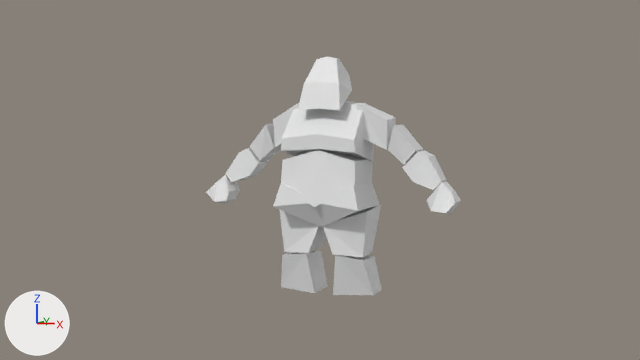
One commit to the Blender file Ogre.blend: the scene before it, then after it.
The view is the same before and after, from the file's camera 'Camera'. The axes (+X, +Y, +Z) are drawn at lower left. The lights are the same throughout.

The first picture shows 'Belly', 'Bicep', 'Calf', 'Forearm', 'Hand', 'Head', 'Hips', 'Shoulder', 'Thigh', 'Torso'.
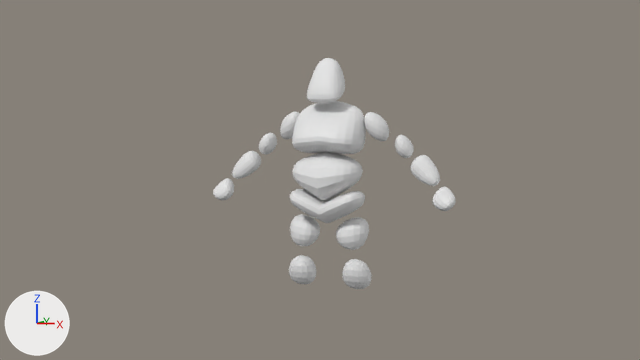
Diff of the bpy script that builds the scene:
```diff
--- a/Ogre.blend.py
+++ b/Ogre.blend.py
@@ me_cube @@
 # used by ob_shoulder; location = (0.288, 0.0, 1.033); scale = (0.0777, 0.0777, 0.0777)
-me_cube.from_pydata(...)  # 8 vertices, 6 faces; spans x -1.27..1.0, y -0.33..2.38, z -1.82..1.69
+me_cube.from_pydata(...)  # 98 vertices, 96 faces; spans x -1.05..0.79, y 0.08..1.87, z -1.23..1.02
+# me_cube part 1: the whole mesh is rebuilt
@@ me_cube_011 @@
 # used by ob_bicep; location = (0.435, 0.095, 0.921); rotation_euler = (0.0, 0.72, 0.0), in degrees (0, 41, 0); scale = (0.0777, 0.0777, 0.0777)
-me_cube_011.from_pydata(...)  # 8 vertices, 6 faces; spans x -1.24..1.23, y -1.38..1.18, z -0.88..0.88
+me_cube_011.from_pydata(...)  # 98 vertices, 96 faces; spans x -0.71..1.06, y -0.93..0.79, z -0.74..0.6
+# me_cube_011 part 2: the whole mesh is rebuilt
@@ me_cube_012 @@
 # used by ob_forearm; location = (0.556, 0.072, 0.798); rotation_euler = (0.0, 0.72, 0.0), in degrees (0, 41, 0); scale = (0.0777, 0.0777, 0.0777)
-me_cube_012.from_pydata(...)  # 12 vertices, 10 faces; spans x -0.87..2.0, y -1.08..1.31, z -1.08..1.01
+me_cube_012.from_pydata(...)  # 162 vertices, 160 faces; spans x -0.76..1.86, y -0.86..0.9, z -0.88..0.81
+# me_cube_012 part 3: the whole mesh is rebuilt
@@ me_cube_013 @@
 # used by ob_hand; location = (0.719, 0.0, 0.629); rotation_euler = (0.0, 0.822, 0.0), in degrees (0, 47, 0); scale = (0.0777, 0.0777, 0.0514)
-me_cube_013.from_pydata(...)  # 12 vertices, 10 faces; spans x -1.04..1.15, y -1.0..1.34, z -1.87..1.0
+me_cube_013.from_pydata(...)  # 162 vertices, 160 faces; spans x -0.82..0.89, y -0.68..0.86, z -1.54..0.83
+# me_cube_013 part 4: the whole mesh is rebuilt
@@ me_cube_014 @@
 # used by ob_belly; location = (0.0, 0.0, 0.786); scale = (0.164, 0.164, 0.164)
-me_cube_014.from_pydata(...)  # 9 vertices, 5 faces; spans x 0.0..1.42, y -1.35..1.08, z -1.36..0.66
+me_cube_014.from_pydata(...)  # 90 vertices, 80 faces; spans x 0.0..1.42, y -1.08..0.95, z -1.27..0.57
+# me_cube_014 part 5: the loose piece of 8 vertices spanning x 0.0..1.42, y -1.35..1.08, z -1.36..0.66 is rebuilt with 89 vertices and now spans x 0.0..1.29, y -1.08..0.95, z -1.27..0.57
@@ me_cube_015 @@
 # used by ob_torso; location = (0.0, 0.0, 1.088); scale = (0.164, 0.164, 0.164)
-me_cube_015.from_pydata(...)  # 12 vertices, 8 faces; spans x 0.0..1.42, y -1.06..1.17, z -1.7..0.64
+me_cube_015.from_pydata(...)  # 141 vertices, 128 faces; spans x 0.0..1.33, y -0.99..1.03, z -1.39..0.59
+# me_cube_015 part 6: 12 vertices removed from x 0.0..1.42, y -1.06..1.17, z -1.7..0.64; 141 vertices added at x 0.0..1.33, y -0.99..1.03, z -1.39..0.59
@@ me_cube_016 @@
 # used by ob_head; location = (-0.006, 0.0, 1.346); scale = (0.0933, 0.0933, 0.0933)
-me_cube_016.from_pydata(...)  # 12 vertices, 8 faces; spans x 0.0..1.46, y -1.53..1.17, z -2.4..0.99
+me_cube_016.from_pydata(...)  # 141 vertices, 128 faces; spans x 0.0..1.18, y -1.23..0.93, z -1.97..0.92
+# me_cube_016 part 7: the whole mesh is rebuilt
@@ me_cube_017 @@
 # used by ob_hips; location = (0.005, 0.0, 0.654); scale = (0.164, 0.164, 0.164)
-me_cube_017.from_pydata(...)  # 9 vertices, 5 faces; spans x 0.0..1.62, y -1.37..1.24, z -1.33..0.27
+me_cube_017.from_pydata(...)  # 90 vertices, 80 faces; spans x 0.0..1.62, y -1.02..1.03, z -1.27..-0.04
+# me_cube_017 part 8: the loose piece of 8 vertices spanning x 0.0..1.62, y -1.37..1.24, z -1.33..0.27 is rebuilt with 89 vertices and now spans x 0.0..1.38, y -1.02..0.89, z -1.27..-0.04
@@ me_cube_018 @@
 # used by ob_thigh; location = (0.183, 0.0, 0.473); scale = (0.0777, 0.0777, 0.0777)
-me_cube_018.from_pydata(...)  # 8 vertices, 6 faces; spans x -2.24..1.26, y -1.63..2.14, z -2.67..1.02
+me_cube_018.from_pydata(...)  # 98 vertices, 96 faces; spans x -1.59..0.84, y -1.16..1.22, z -2.31..0.17
+# me_cube_018 part 9: the whole mesh is rebuilt
@@ ob_calf @@
 _m = ob_calf.modifiers.new('Mirror', 'MIRROR')
 _m.mirror_object = ob_belly
+_m = ob_calf.modifiers.new('Subdivision', 'SUBSURF')
+_m.levels = 2
```

What differs and where, as boxes (x1, y1, x2, y2) in the pictures (640 x 360 px):
'Torso', reshaped (20% narrower, 13% shorter): before (281, 101, 374, 162); after (292, 101, 366, 154)
'Thigh', reshaped (23% narrower, 33% shorter): before (279, 204, 382, 258); after (290, 214, 369, 250)
'Belly', reshaped: before (281, 150, 372, 207); after (293, 152, 363, 201)
'Calf', reshaped, modifiers changed (19% narrower, 22% shorter): before (281, 251, 382, 295); after (289, 255, 371, 289)
'Hips', reshaped: before (273, 181, 380, 227); after (290, 189, 365, 223)
'Head', reshaped (29% narrower, 15% shorter): before (298, 57, 352, 110); after (307, 58, 345, 103)
'Forearm', reshaped (16% shorter): before (225, 148, 446, 190); after (232, 151, 440, 186)
'Shoulder', reshaped (11% narrower, 35% shorter): before (273, 103, 396, 150); after (280, 111, 389, 141)
'Bicep', reshaped (10% narrower, 37% shorter): before (250, 124, 423, 164); after (259, 133, 414, 158)
'Hand', reshaped (17% shorter): before (206, 175, 461, 215); after (213, 178, 456, 211)
